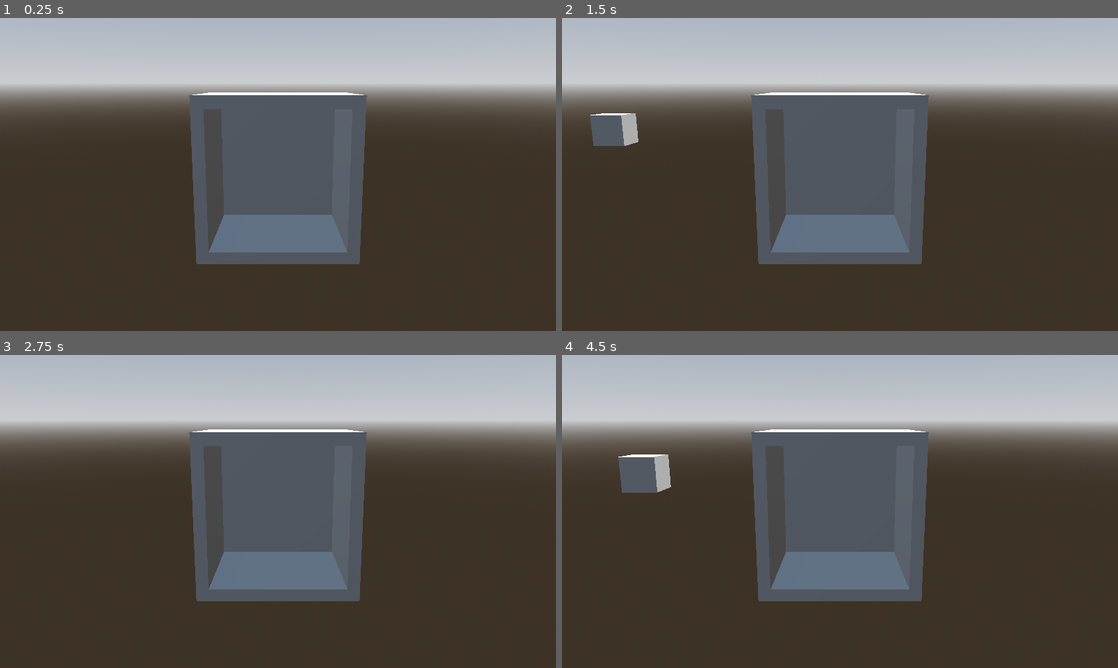
Above: before the commit, frames 1-4 (two rows, left to right).
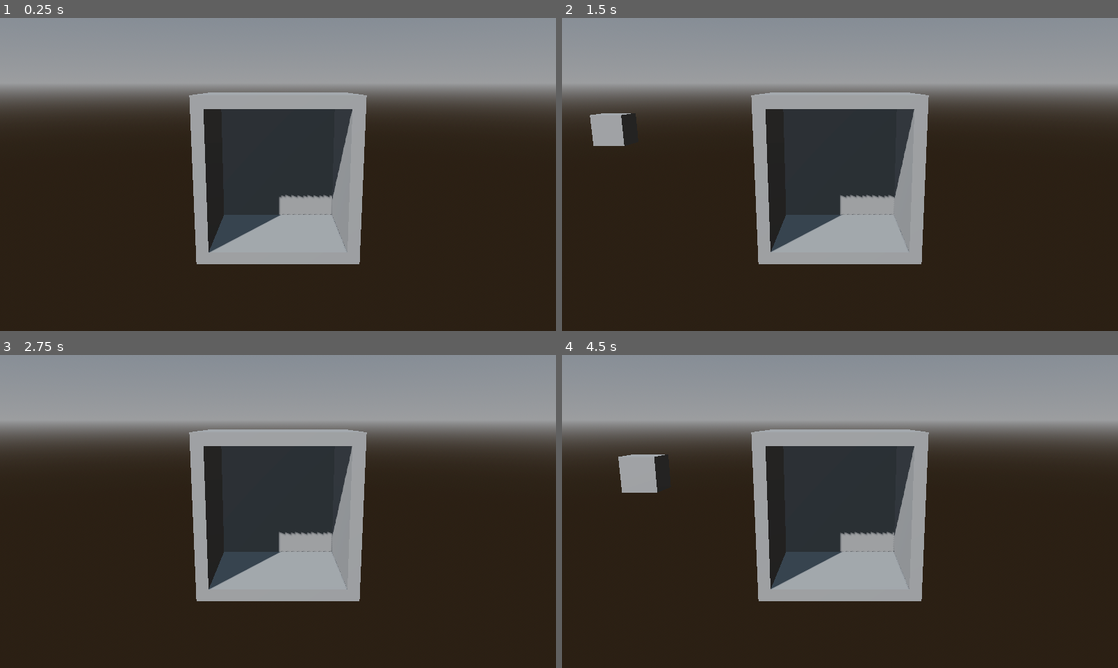
Above: after the commit, the same moments.

Repository: GriffinBaxter/Prof-Oddheart-or-How-I-Learned-to-Stop-Worrying-and-Love-the-Elevator
Game: Godot game, scene res://test_world.tscn
The game is run twice, just before and just after one commit, with the same random seed, the same clock (stepped at 60 frames per second) and the same inputs.
Inputs:
- Up to frame 1 (0.25 s): no input
- Up to frame 2 (1.5 s): tap Enter at 0.5 s; hold D (right) 0.53-1.28 s; hold S (backward) from 1.28 s (still down)
- Up to frame 3 (2.75 s): release S (backward) at 2.03 s; hold D (right) from 2.03 s (still down)
- Up to frame 4 (4.5 s): release D (right) at 2.78 s; hold W (forward) 2.78-3.53 s; hold A (left) from 3.53 s (still down)

The runs differ from the first frame. In frame 1, 42% of the frame differs, in the area x 0-100%, y 0-79%; in frame 2, 43%; in frame 3, 42%; in frame 4, 43%.

Commit message:
Update environment and light
Changed tonemap to AgX and enabled glow. Also changed the rotation of the directional light.

Diff:
--- a/test_world.tscn
+++ b/test_world.tscn
@@ -12,7 +12,8 @@
 [sub_resource type="Environment" id="Environment_1lwx6"]
 background_mode = 2
 sky = SubResource("Sky_gy3sr")
-tonemap_mode = 2
+tonemap_mode = 4
+glow_enabled = true
 
 [node name="TestWorld" type="Node3D"]
 
@@ -20,7 +21,7 @@
 environment = SubResource("Environment_1lwx6")
 
 [node name="DirectionalLight3D" type="DirectionalLight3D" parent="."]
-transform = Transform3D(-0.866025, -0.433013, 0.25, 0, 0.5, 0.866025, -0.5, 0.75, -0.433013, 0, 0, 0)
+transform = Transform3D(-0.866025, -0.321394, -0.383022, 0, -0.766045, 0.642787, -0.5, 0.55667, 0.663414, 0, 0, 0)
 shadow_enabled = true
 
 [node name="Elevator" parent="." instance=ExtResource("1_dxppu")]
